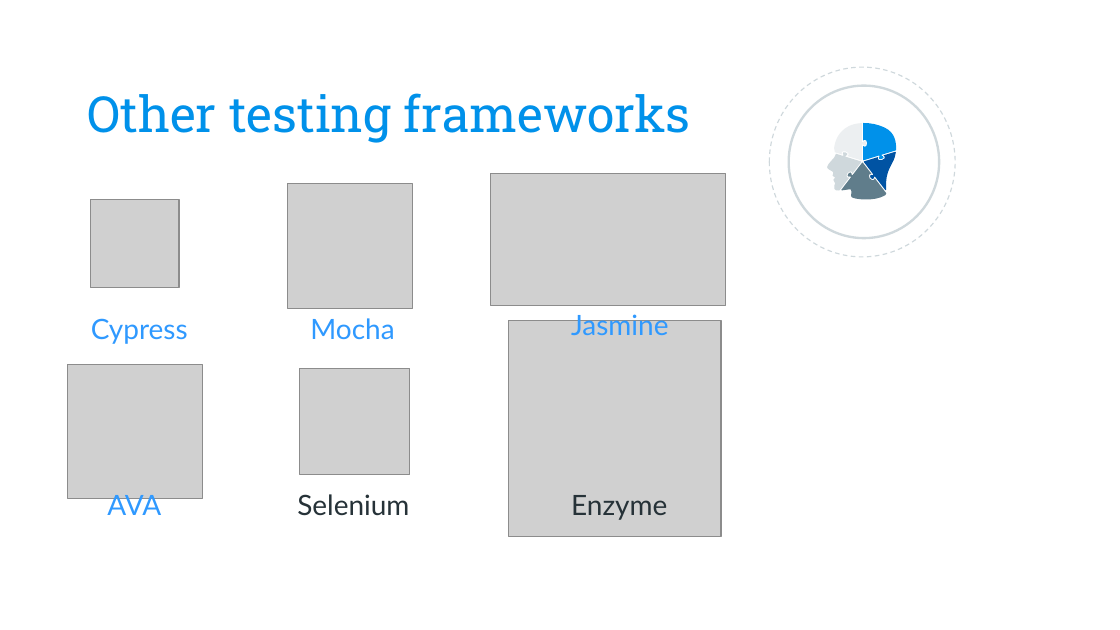
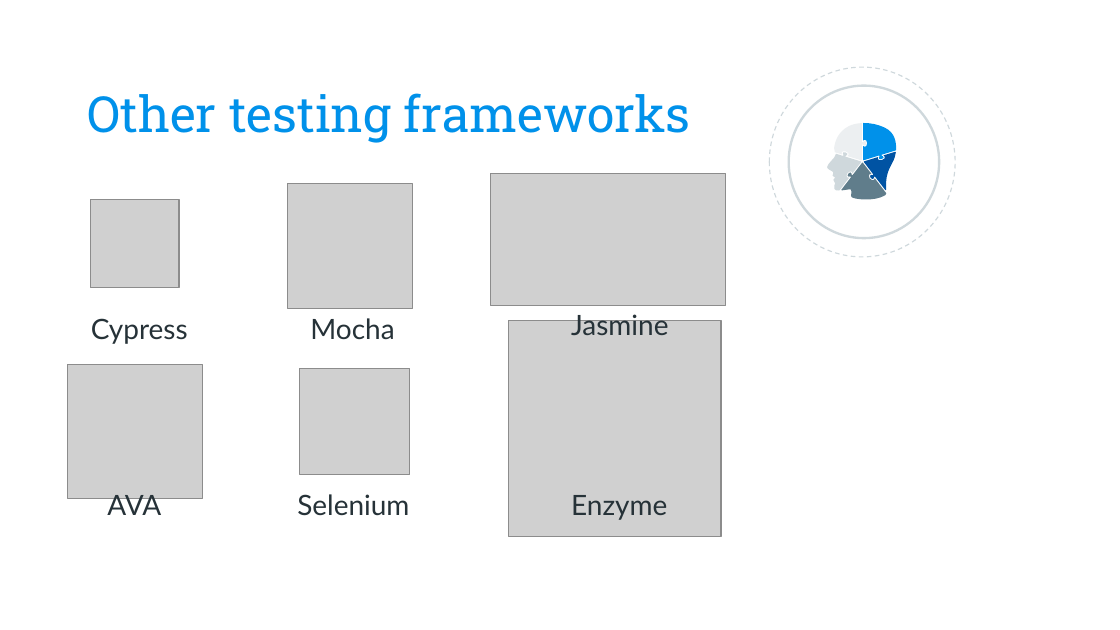
Before and after one commit to EdwardPrado/JestPresentation, a slide deck: slide 7 of Jest_Presentation.pptx. Drawn at 1120x630 pixels with LibreOffice and Linux fonts; fonts in the diff are those of the drawing; grey boxes stand for pictures; background and template pictures are left out. Boxes give left, top, right and bottom in pixels: in the first picture for what was removed or moved away, otherwise in the second. Text is boxed around its words. In the diff, an @@ line names an element or a change of style, - is before the commit and + after.

```diff
--- a/Jest_Presentation.pptx
+++ b/Jest_Presentation.pptx
@@ text colour #2F99FF to #263238 in 4 elements at (91,318,188,344), (310,318,394,339), (107,495,161,515), (571,311,668,335) @@
```
Also in this commit, not shown: 2 other slides changed, 1 slide added.
